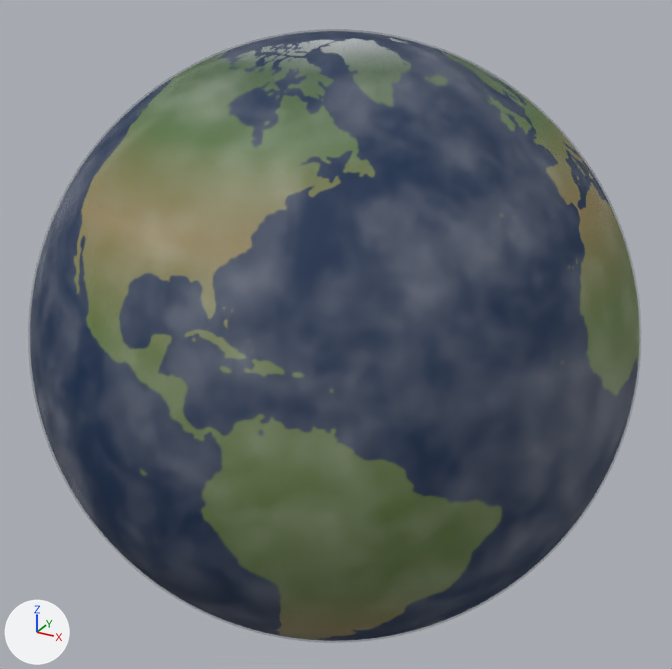
A saved change to the Blender file art/blend/bodies/earth.blend.
Both versions are drawn from a 50 mm camera at (1.425, -2.582, 1.297) aimed at (0.003, 0.003, 0.004). Every picture has the same lights, and +X, +Y and +Z are marked at lower left. The older version comes first.

The first picture shows 'Earth'.
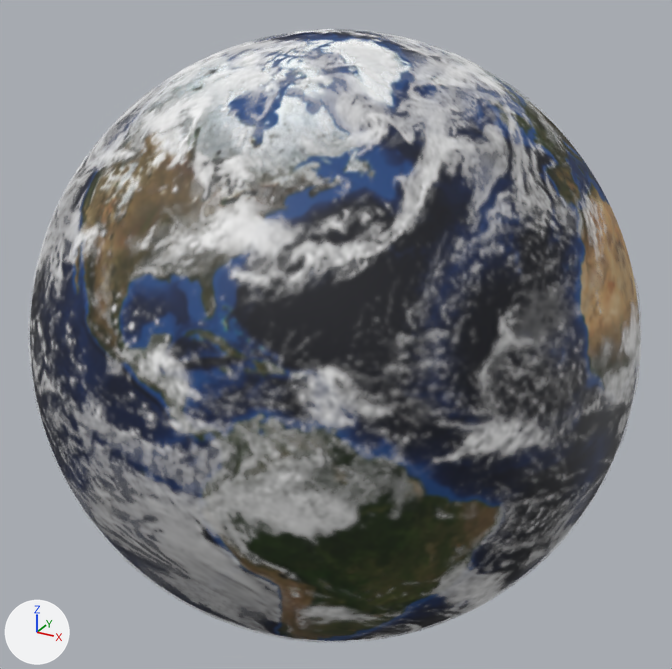
Location of each change, (x1, y1, x2, y2) in pixels of the pictures (672 x 669 px):
'Earth', surface changed: (30, 31, 639, 641) in both
'EarthClouds', surface changed: (29, 29, 641, 641) in both

What changed in the scene script:
```text
Add img_earth_clouds_png:
    img_earth_clouds_png = load_image('earth_clouds.png', '../../textures/earth_clouds.png', 2048, 1024, 'sRGB')
Add img_earth_albedo_jpg:
    img_earth_albedo_jpg = load_image('earth_albedo.jpg', '../../textures/earth_albedo.jpg', 5400, 2700, 'sRGB')
Change mat_earthsurface:
    remove # nodes: BsdfPrincipled, MixRGB, OutputMaterial, RGB, SeparateColor, TexImage, UVMap, ValToRGB x2
    remove # colours: dark blue #1d3c65, white #dde2e7, dark green #597955, green #6f9059, yellow #b19e69, green #7c9555, black #000000, white #ffffff
    remove # uses the picture img_earth_map_png
    nodes: BsdfPrincipled, OutputMaterial, TexImage
    uses the picture img_earth_albedo_jpg
Change mat_earthclouds:
    remove # nodes: BsdfPrincipled, Math x5, OutputMaterial, TexCoord, TexNoise x2, ValToRGB
    remove # colours: black #000000, white #ffffff
    nodes: BsdfPrincipled, OutputMaterial, TexImage
    uses the picture img_earth_clouds_png
```
